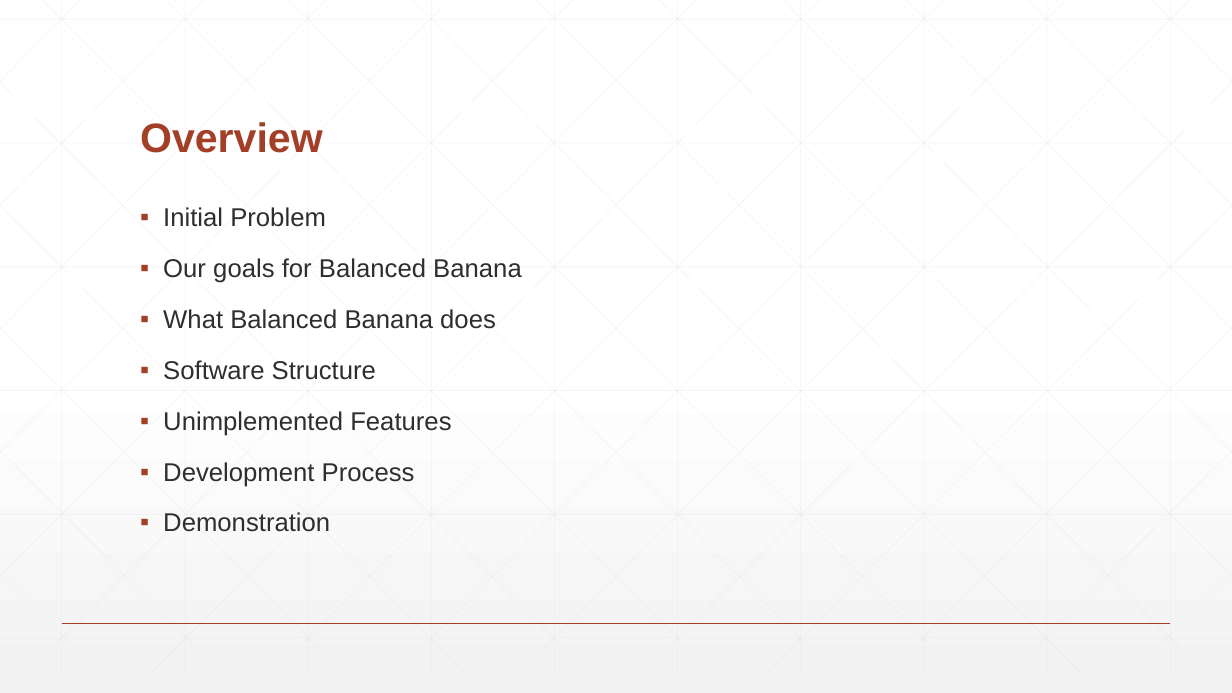
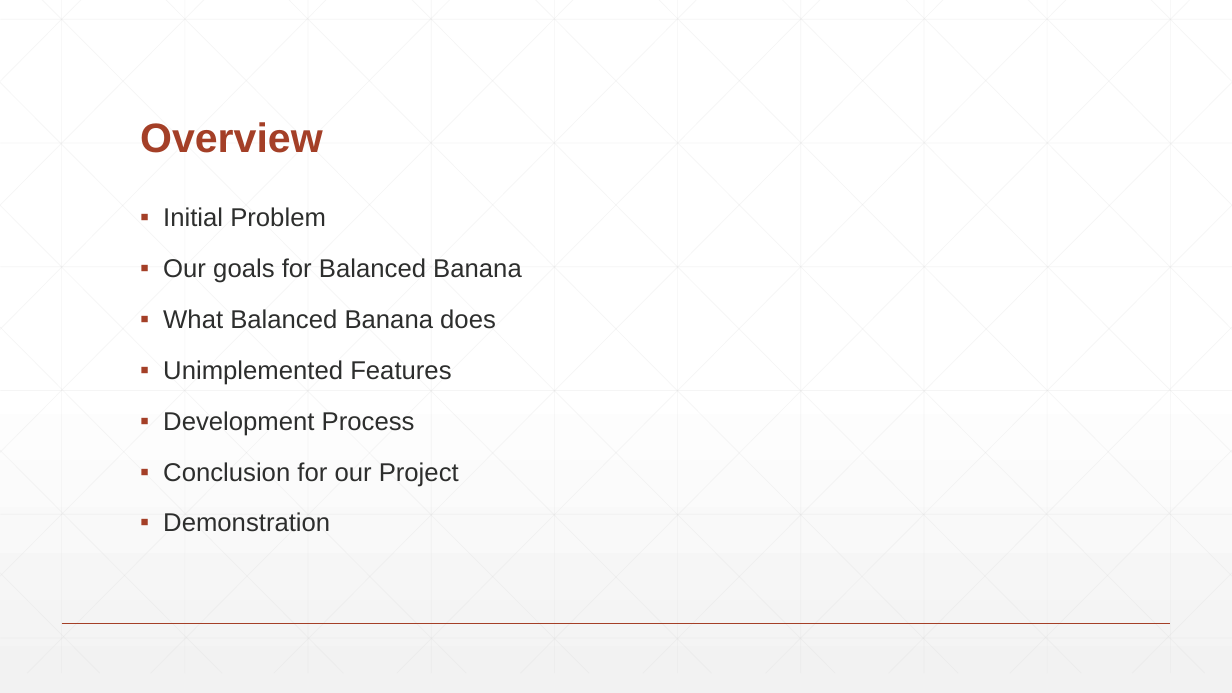
Before and after one commit to balancedbanana/Dokumentation, a slide deck: slide 2 of Abschluss/Presentation/Balanced Banana.pptm. Drawn at 1232x693 pixels with LibreOffice and Linux fonts; fonts in the diff are those of the drawing. Boxes give left, top, right and bottom in pixels: in the first picture for what was removed or moved away, otherwise in the second. Text is boxed around its words. In the diff, an @@ line names an element or a change of style, - is before the commit and + after.

```diff
--- a/Abschluss/Presentation/Balanced Banana.pptm
+++ b/Abschluss/Presentation/Balanced Banana.pptm
@@ text at <box>163,360,376,380</box>: paragraph removed @@
-▪ Software Structure
@@ text at <box>163,462,459,487</box>: paragraph added @@
+▪ Conclusion for our Project
```
Also in this commit, not shown: 3 other slides changed, 3 slides added, 2 slides removed.
